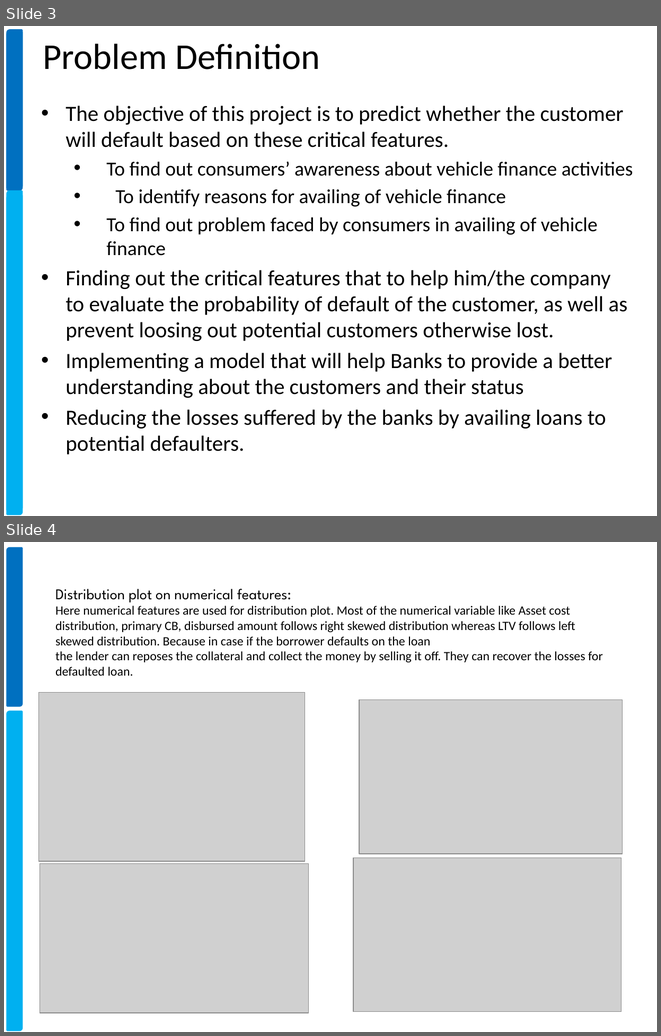
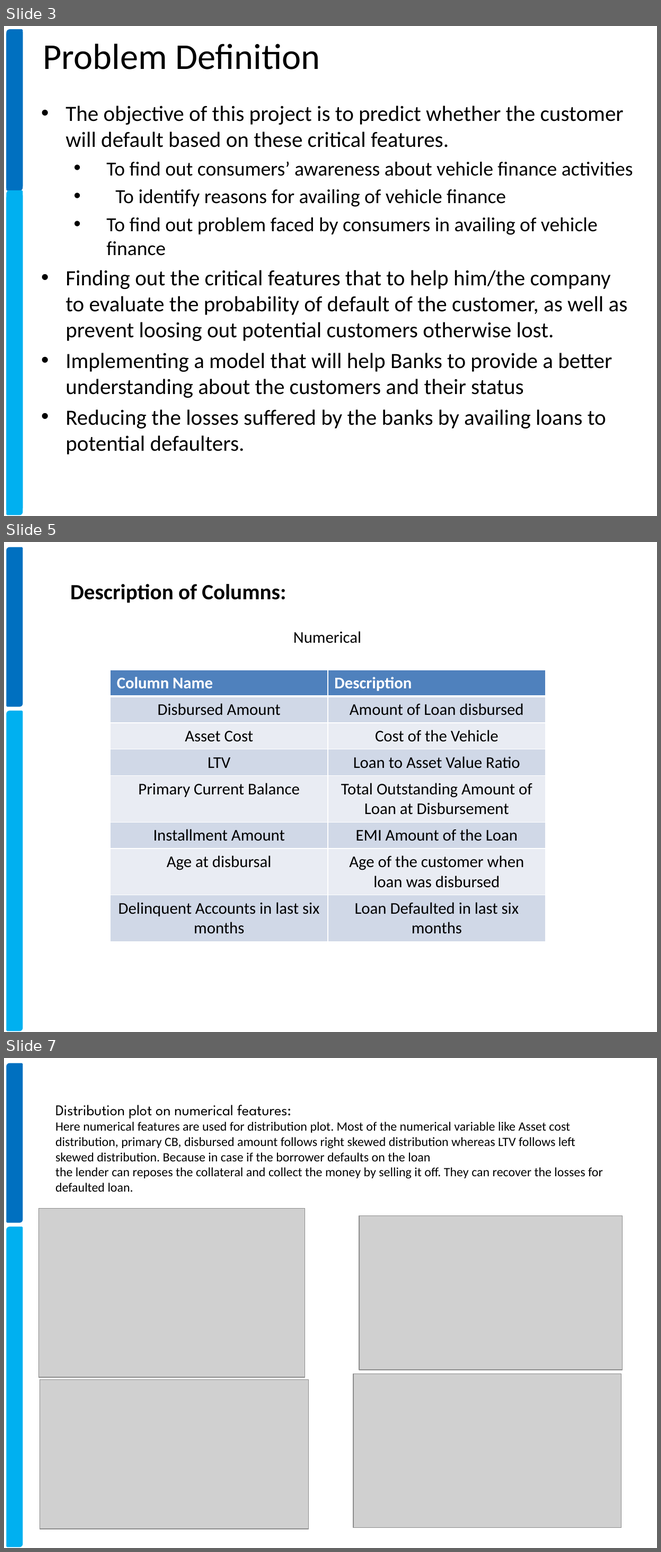
Before and after one commit to xavierigneous/Vehicle-Loan-Default-Prediction, a slide deck: Vehicle Loan Default Prediction.pptx. Shown one above the other, each under a label of ours: slides 3 and 4 before the commit, slides 3, 5 and 7 after it; the slides between them are not shown. The pictures are 661x1036 and 661x1552 pixels, drawn with LibreOffice and Linux fonts; fonts in the diff are those of the drawing; grey boxes stand for pictures; background and template pictures are left out. Boxes give left, top, right and bottom in pixels: in the first picture for what was removed or moved away, otherwise in the second. Text is boxed around its words. In the diff, an @@ line names an element or a change of style, - is before the commit and + after.

```diff
--- a/Vehicle Loan Default Prediction.pptx
+++ b/Vehicle Loan Default Prediction.pptx
@@ slide 5 added at <box>4,542,657,1032</box>, background #FFFFFF; not listed: 2 template elements that a slide beside it also shows @@
@@ text added at <box>70,584,286,603</box>, 24 pt, text #000000, bold @@
+Description of Columns:
@@ text added at <box>293,631,361,643</box>, 18 pt, text #000000 @@
+Numerical
@@ table added at <box>111,669,545,939</box>, 8 rows, 2 columns @@
+Column Name | Description
+Disbursed Amount | Amount of Loan disbursed
+Asset Cost | Cost of the Vehicle
+LTV | Loan to Asset Value Ratio
+Primary Current Balance | Total Outstanding Amount of Loan at Disbursement
+Installment Amount | EMI Amount of the Loan
+Age at disbursal | Age of the customer when loan was disbursed
+Delinquent Accounts in last six months | Loan Defaulted in last six months
@@ what was slide 4 is now slide 7 @@
```
Also in this commit, not shown: 2 other slides added.
